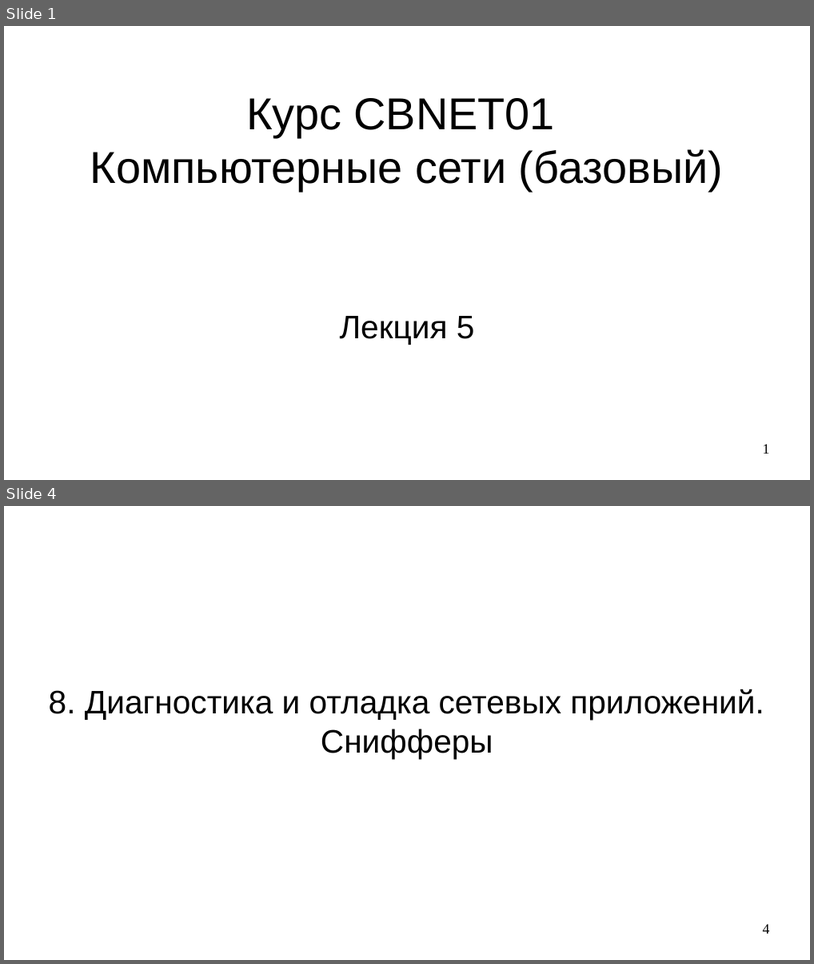
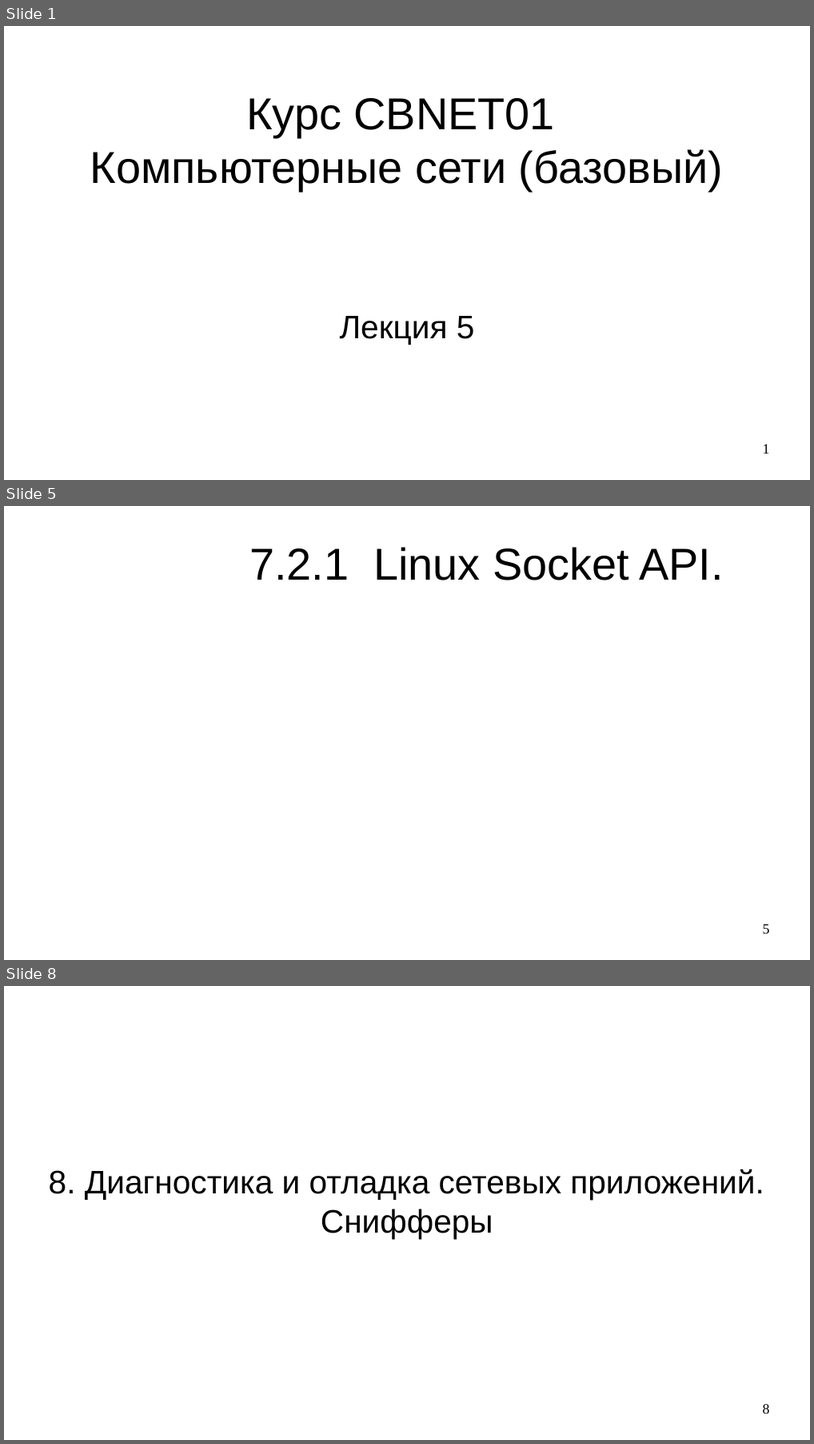
Before and after one commit to steelcraft/stud-lab, a slide deck: Лекции/CBNET01#L5.odp. Shown one above the other, each under a label of ours: slides 1 and 4 before the commit, slides 1, 5 and 8 after it; the slides between them are not shown. The pictures are 814x964 and 814x1444 pixels, drawn with LibreOffice and Linux fonts; fonts in the diff are those of the drawing. Boxes give left, top, right and bottom in pixels: in the first picture for what was removed or moved away, otherwise in the second. Text is boxed around its words. In the diff, an @@ line names an element or a change of style, - is before the commit and + after.

```diff
--- a/Лекции/CBNET01#L5.odp
+++ b/Лекции/CBNET01#L5.odp
@@ slide 5 added at box(4, 506, 810, 960), background #FFFFFF @@
@@ title added at box(250, 547, 723, 580), 44 pt, text #000000 @@
+7.2.1 Linux Socket API.
@@ page number added at box(763, 924, 770, 933), 14 pt, text #000000 @@
+5
@@ what was slide 4 is now slide 8 @@
@@ page number at box(763, 1404, 770, 1413): text changed @@
-4
+8
```
Also in this commit, not shown: 3 slides changed, 4 other slides added, 1 slide removed.
